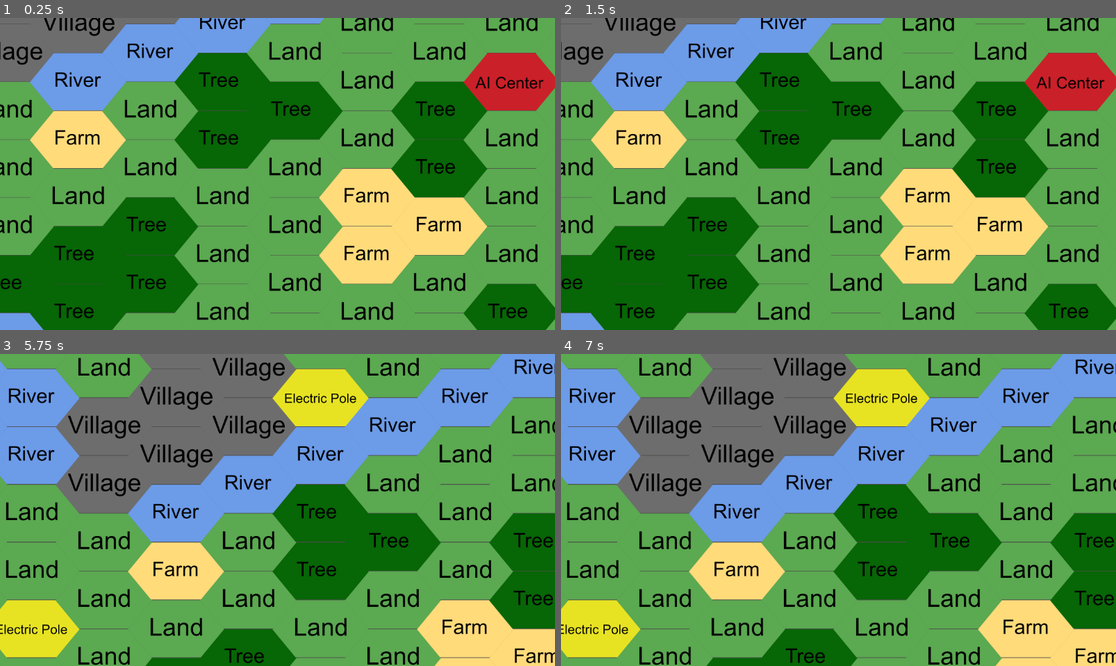
Above: before the commit, frames 1-4 (two rows, left to right).
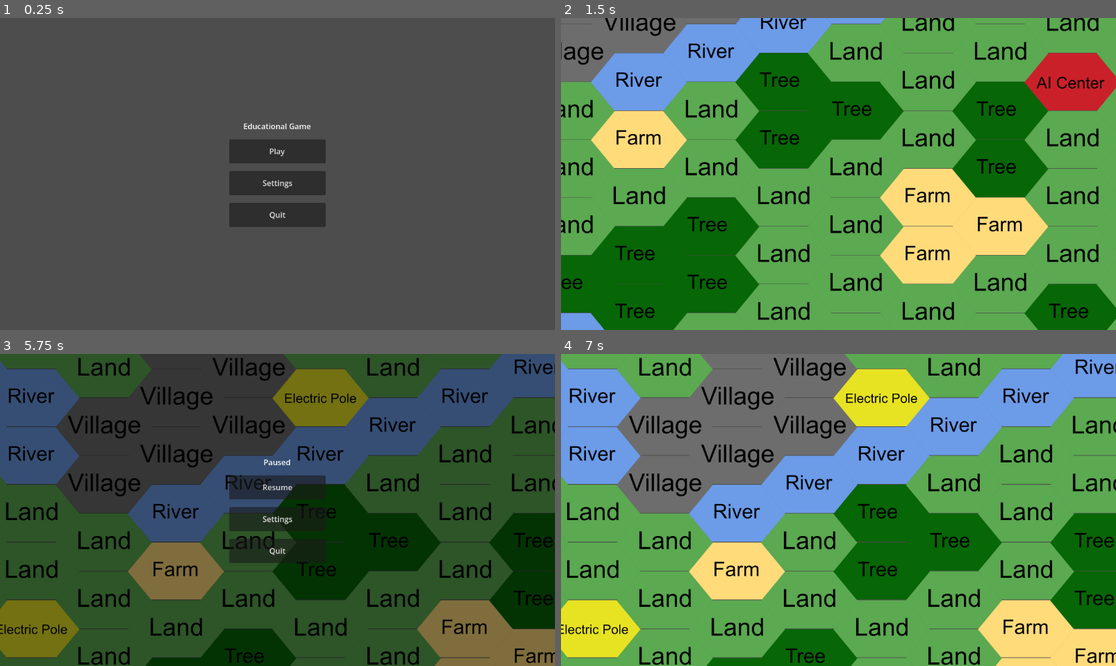
Above: after the commit, the same moments.

Repository: krishna3960/EducationTechnology
Game: Godot game, scene res://Scenes/menu.tscn
Same seed, same stepped clock (60 frames per second), same inputs: the game is played once before the commit and once after it. Before the commit the project starts from res://Scenes/world.tscn.
Inputs (mouse positions are in pixels of both pictures, inside the frame that each line leads up to):
- Up to frame 1 (0.25 s): no input
- Up to frame 2 (1.5 s): click (838, 183) at 0.5 s, where only the run after the commit has a clickable "Settings"; click (838, 152) at 1.25 s, where only the run after the commit has a clickable "Play"
- Up to frame 3 (5.75 s): tap Enter at 2, 4.25 s; move the mouse to (399, 494) at 2.02 s; hold D (move_right) 2.03-2.78 s; click (399, 494) at 2.17 s; tap Space at 2.75 s; move the mouse to (166, 525) at 2.77 s; hold S (move_down) 2.78-3.53 s; move the mouse to (333, 441) at 3.52 s; hold D (move_right) 3.53-4.28 s; move the mouse to (249, 572) at 4.27 s; hold W (move_up) 4.28-5.03 s; click (249, 572) at 4.42 s; move the mouse to (444, 556) at 5.02 s; hold A (move_left) from 5.03 s (still down); tap Escape (ui_cancel) at 5.65 s
- Up to frame 4 (7 s): release A (move_left) at 5.75 s; click (838, 488) at 5.75 s, where only the run after the commit has a clickable "Resume"; tap Space at 6.5 s; move the mouse to (672, 463) at 6.52 s; hold A (move_left) from 6.53 s (still down)

The runs differ from the first frame. In frame 1, 100% of the frame differs, in the area x 0-100%, y 0-100%; in frame 2, nothing differs; in frame 3, 94%; in frame 4, nothing differs.

Commit message:
added pause and start menu

Diff:
--- /dev/null
+++ b/educational-game/Scenes/menu.tscn
@@ -0,0 +1,48 @@
+[gd_scene format=3 uid="uid://c0n8menuscen0"]
+
+[ext_resource type="Script" path="res://Scripts/menu.gd" id="1_menu"]
+
+[node name="Menu" type="Control"]
+layout_mode = 3
+anchors_preset = 15
+anchor_right = 1.0
+anchor_bottom = 1.0
+grow_horizontal = 2
+grow_vertical = 2
+script = ExtResource("1_menu")
+
+[node name="CenterContainer" type="CenterContainer" parent="."]
+layout_mode = 1
+anchors_preset = 15
+anchor_right = 1.0
+anchor_bottom = 1.0
+grow_horizontal = 2
+grow_vertical = 2
+
+[node name="VBoxContainer" type="VBoxContainer" parent="CenterContainer"]
+layout_mode = 2
+theme_override_constants/separation = 16
+
+[node name="Title" type="Label" parent="CenterContainer/VBoxContainer"]
+layout_mode = 2
+text = "Educational Game"
+horizontal_alignment = 1
+
+[node name="PlayButton" type="Button" parent="CenterContainer/VBoxContainer"]
+custom_minimum_size = Vector2(200, 50)
+layout_mode = 2
+text = "Play"
+
+[node name="SettingsButton" type="Button" parent="CenterContainer/VBoxContainer"]
+custom_minimum_size = Vector2(200, 50)
+layout_mode = 2
+text = "Settings"
+
+[node name="QuitButton" type="Button" parent="CenterContainer/VBoxContainer"]
+custom_minimum_size = Vector2(200, 50)
+layout_mode = 2
+text = "Quit"
+
+[connection signal="pressed" from="CenterContainer/VBoxContainer/PlayButton" to="." method="_on_play_pressed"]
+[connection signal="pressed" from="CenterContainer/VBoxContainer/SettingsButton" to="." method="_on_settings_pressed"]
+[connection signal="pressed" from="CenterContainer/VBoxContainer/QuitButton" to="." method="_on_quit_pressed"]
--- /dev/null
+++ b/educational-game/Scenes/pause_menu.tscn
@@ -0,0 +1,46 @@
+[gd_scene format=3 uid="uid://c0n8pausemen0"]
+
+[ext_resource type="Script" path="res://Scripts/pause_menu.gd" id="1_pause"]
+
+[node name="PauseMenu" type="CanvasLayer"]
+process_mode = 3
+visible = false
+script = ExtResource("1_pause")
+
+[node name="Background" type="ColorRect" parent="."]
+anchors_preset = 15
+anchor_right = 1.0
+anchor_bottom = 1.0
+grow_horizontal = 2
+grow_vertical = 2
+color = Color(0, 0, 0, 0.5)
+
+[node name="CenterContainer" type="CenterContainer" parent="Background"]
+anchors_preset = 15
+anchor_right = 1.0
+anchor_bottom = 1.0
+grow_horizontal = 2
+grow_vertical = 2
+
+[node name="VBoxContainer" type="VBoxContainer" parent="Background/CenterContainer"]
+theme_override_constants/separation = 16
+
+[node name="Title" type="Label" parent="Background/CenterContainer/VBoxContainer"]
+text = "Paused"
+horizontal_alignment = 1
+
+[node name="ResumeButton" type="Button" parent="Background/CenterContainer/VBoxContainer"]
+custom_minimum_size = Vector2(200, 50)
+text = "Resume"
+
+[node name="SettingsButton" type="Button" parent="Background/CenterContainer/VBoxContainer"]
+custom_minimum_size = Vector2(200, 50)
+text = "Settings"
+
+[node name="QuitButton" type="Button" parent="Background/CenterContainer/VBoxContainer"]
+custom_minimum_size = Vector2(200, 50)
+text = "Quit"
+
+[connection signal="pressed" from="Background/CenterContainer/VBoxContainer/ResumeButton" to="." method="_on_resume_pressed"]
+[connection signal="pressed" from="Background/CenterContainer/VBoxContainer/SettingsButton" to="." method="_on_settings_pressed"]
+[connection signal="pressed" from="Background/CenterContainer/VBoxContainer/QuitButton" to="." method="_on_quit_pressed"]
--- a/educational-game/Scenes/world.tscn
+++ b/educational-game/Scenes/world.tscn
@@ -2,6 +2,7 @@
 
 [ext_resource type="PackedScene" uid="uid://dmfp0eug4sj8i" path="res://Scenes/tilemap.tscn" id="1_a02cp"]
 [ext_resource type="Script" uid="uid://oj2ul5ahdt5b" path="res://Scripts/camera_2d.gd" id="2_go701"]
+[ext_resource type="PackedScene" uid="uid://c0n8pausemen0" path="res://Scenes/pause_menu.tscn" id="3_pause"]
 
 [node name="world" type="Node2D" unique_id=574149908]
 
@@ -21,3 +22,5 @@
 rotation_smoothing_enabled = true
 drag_left_margin = 0.0
 script = ExtResource("2_go701")
+
+[node name="PauseMenu" parent="." instance=ExtResource("3_pause")]
--- /dev/null
+++ b/educational-game/Scripts/menu.gd
@@ -0,0 +1,16 @@
+extends Control
+
+const WORLD_SCENE: String = "res://Scenes/world.tscn"
+
+
+func _on_play_pressed() -> void:
+	get_tree().change_scene_to_file(WORLD_SCENE)
+
+
+func _on_settings_pressed() -> void:
+	# TODO: open settings scene
+	print("Settings pressed")
+
+
+func _on_quit_pressed() -> void:
+	get_tree().quit()
--- /dev/null
+++ b/educational-game/Scripts/pause_menu.gd
@@ -0,0 +1,30 @@
+extends CanvasLayer
+
+
+func _ready() -> void:
+	visible = false
+
+
+func _unhandled_input(event: InputEvent) -> void:
+	if event.is_action_pressed("ui_cancel"):
+		_set_paused(not get_tree().paused)
+		get_viewport().set_input_as_handled()
+
+
+func _set_paused(paused: bool) -> void:
+	get_tree().paused = paused
+	visible = paused
+
+
+func _on_resume_pressed() -> void:
+	_set_paused(false)
+
+
+func _on_settings_pressed() -> void:
+	# TODO: open settings
+	print("Settings pressed")
+
+
+func _on_quit_pressed() -> void:
+	get_tree().paused = false
+	get_tree().quit()
--- a/educational-game/project.godot
+++ b/educational-game/project.godot
@@ -11,7 +11,7 @@
 [application]
 
 config/name="EducationalGame"
-run/main_scene="uid://bfdw1ns2g3qwu"
+run/main_scene="res://Scenes/menu.tscn"
 config/features=PackedStringArray("4.6", "Forward Plus")
 config/icon="res://icon.svg"
 
Not shown, added: educational-game/Scripts/menu.gd.uid
Not shown, added: educational-game/Scripts/pause_menu.gd.uid
